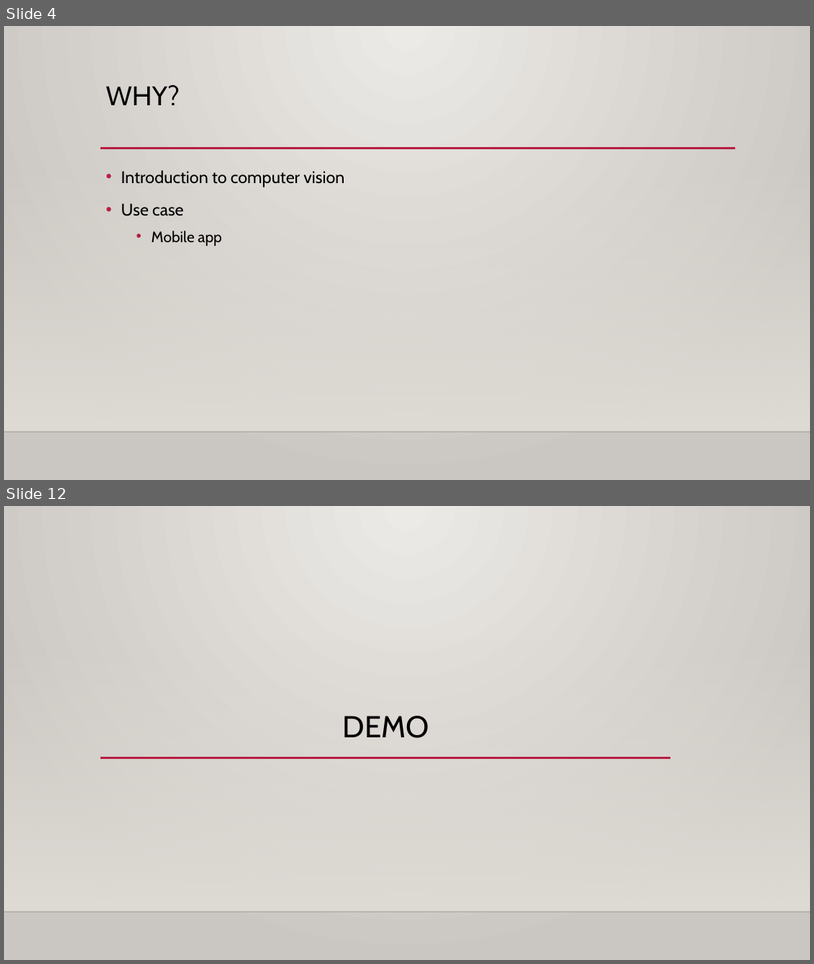
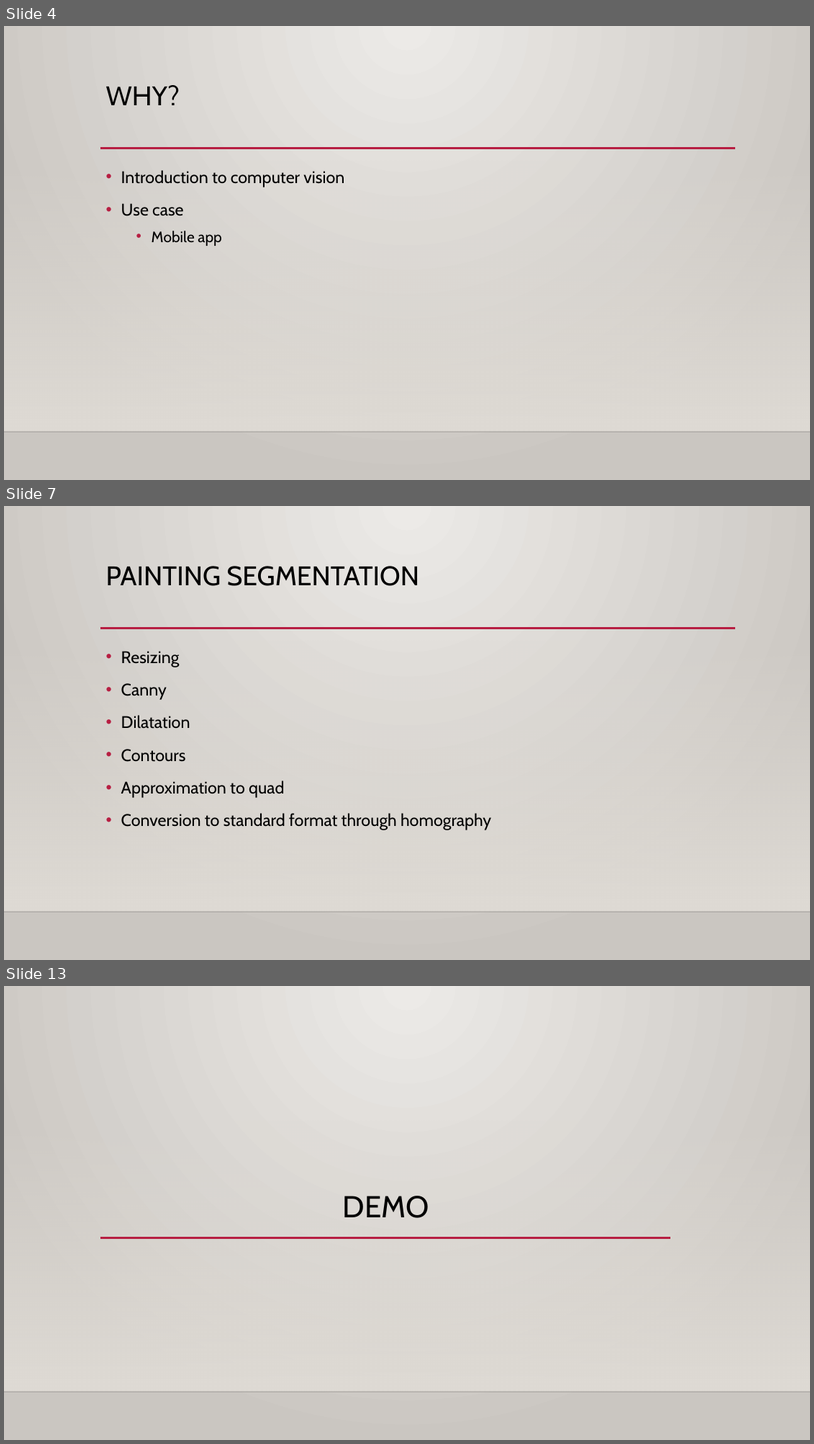
Before and after one commit to timothythiecke/ComputerVisieProject, a slide deck: Presentation/presentation.pptx. Shown one above the other, each under a label of ours: slides 4 and 12 before the commit, slides 4, 7 and 13 after it; the slides between them are not shown. The pictures are 814x964 and 814x1444 pixels, drawn with LibreOffice and Linux fonts; fonts in the diff are those of the drawing; background and template pictures are left out. Boxes give left, top, right and bottom in pixels: in the first picture for what was removed or moved away, otherwise in the second. Text is boxed around its words. In the diff, an @@ line names an element or a change of style, - is before the commit and + after.

```diff
--- a/Presentation/presentation.pptx
+++ b/Presentation/presentation.pptx
@@ slide 7 added at [4, 506, 810, 960], background gradient #ECEAE7 to #CAC7C1; not listed: 3 template elements that a slide beside it also shows @@
@@ title added at [106, 566, 420, 586], 32 pt, text #000000 @@
+PAINTING SEGMENTATION
@@ text added at [121, 651, 491, 830], 20 pt, text #000000 @@
+• Resizing
+• Canny
+• Dilatation
+• Contours
+• Approximation to quad
+• Conversion to standard format through homography
@@ what was slide 12 is now slide 13 @@
```
Also in this commit, not shown: 4 slides changed, 10 other slides added, 6 slides removed.
